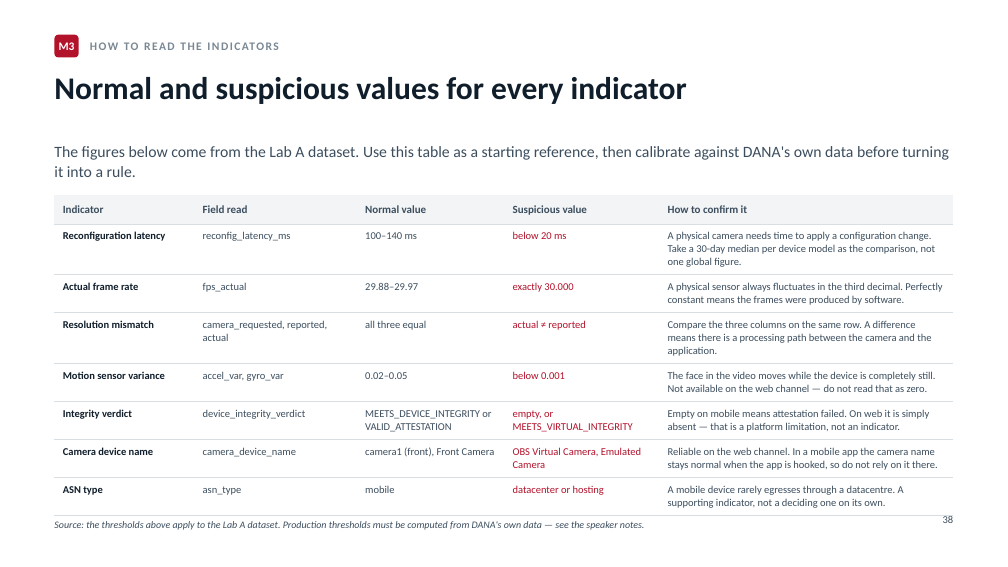
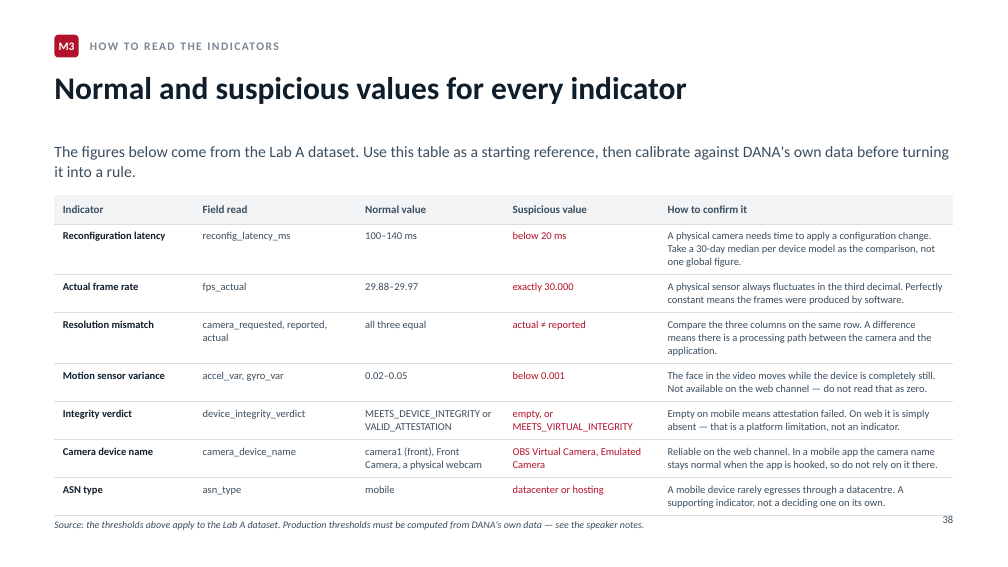
Before and after one commit to bosen/angkot, a slide deck: slide 46 of deck/Deck_Workshop_2Days_EN.pptx. Drawn at 1008x567 pixels with LibreOffice and Linux fonts; fonts in the diff are those of the drawing. Boxes give left, top, right and bottom in pixels: in the first picture for what was removed or moved away, otherwise in the second. Text is boxed around its words. In the diff, an @@ line names an element or a change of style, - is before the commit and + after.

```diff
--- a/deck/Deck_Workshop_2Days_EN.pptx
+++ b/deck/Deck_Workshop_2Days_EN.pptx
@@ table at <box>54,195,954,513</box> @@
-row 7, column 3: camera1 (front), Front Camera
+row 7, column 3: camera1 (front), Front Camera, a physical webcam
```
Also in this commit, not shown: 2 other slides changed, 3 other files.
